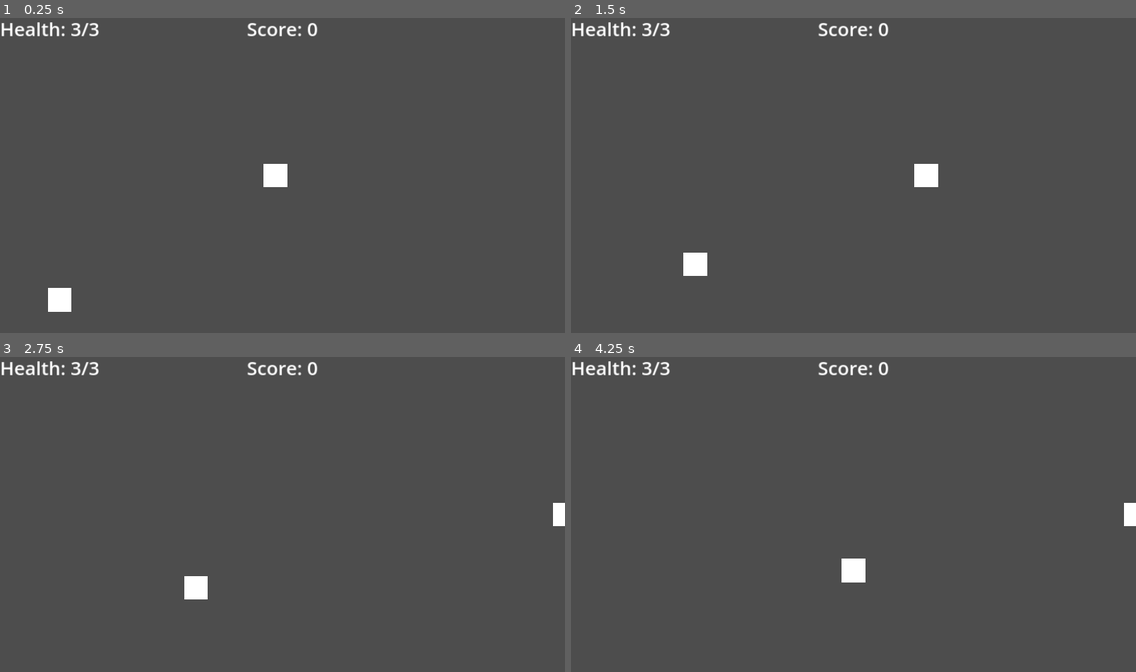
Above: before the commit, frames 1-4 (two rows, left to right).
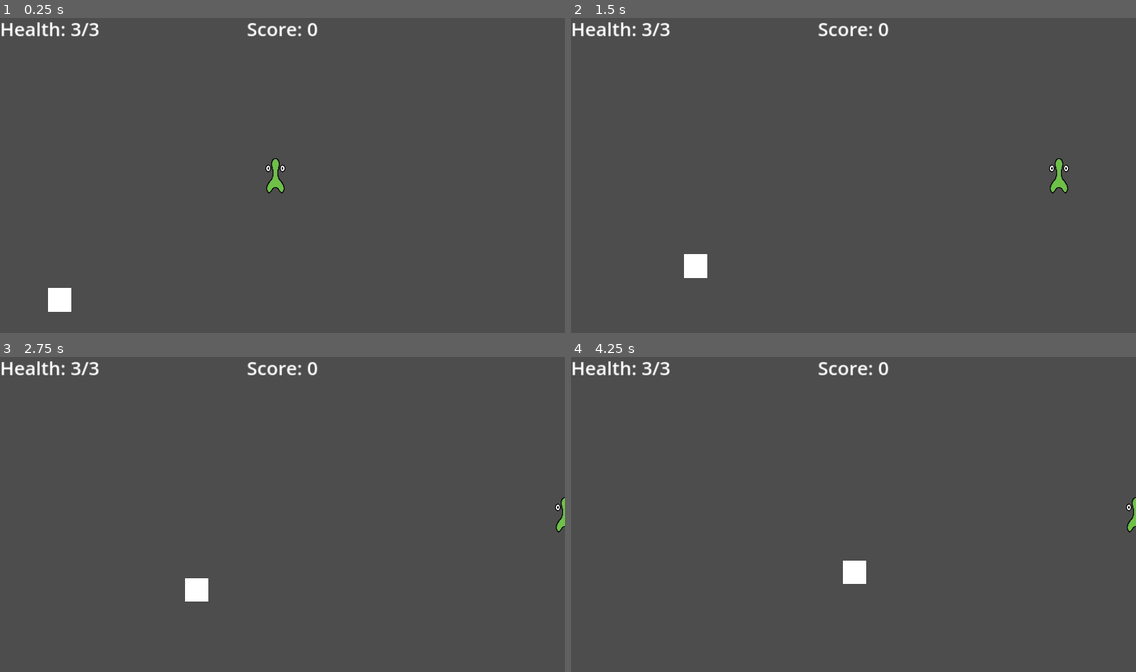
Above: after the commit, the same moments.

Repository: jonahh2160/275-group-five
Game: Godot game, scene res://scenes/main.tscn
The game is run twice, just before and just after one commit, with the same random seed, the same clock (stepped at 60 frames per second) and the same inputs.
Inputs:
- Up to frame 1 (0.25 s): no input
- Up to frame 2 (1.5 s): hold D (move_right) 0.53-1.28 s; hold Shift (dodge) 0.53-1.28 s; hold S (move_down) from 1.28 s (still down); tap Shift (dodge) at 1.35 s
- Up to frame 3 (2.75 s): release S (move_down) at 2.03 s; hold D (move_right) from 2.03 s (still down); hold Shift (dodge) from 2.03 s (still down)
- Up to frame 4 (4.25 s): release D (move_right) at 2.78 s; release Shift (dodge) at 2.78 s; hold W (move_up) 2.78-3.53 s; tap Shift (dodge) at 2.85 s; hold A (move_left) from 3.53 s (still down); hold Shift (dodge) from 3.53 s (still down)

The runs differ from the first frame. In frame 1, 0.4% of the frame differs, in the area x 46-51%, y 44-56%; in frame 2, 0.6%, in the area x 19-89%, y 44-83%; in frame 3, 0.3%; in frame 4, 0.3%.

Commit message:
Added art assets from Connor and cleaned up player movement

Diff:
--- a/scenes/player.tscn
+++ b/scenes/player.tscn
@@ -1,31 +1,44 @@
-[gd_scene load_steps=5 format=3 uid="uid://cyxssjyp70hnl"]
+[gd_scene load_steps=7 format=3 uid="uid://cyxssjyp70hnl"]
 
-[ext_resource type="Texture2D" uid="uid://cbumcp5wyae8u" path="res://art/placeholderBlock.png" id="1_rcbl0"]
 [ext_resource type="Script" path="res://scripts/player.gd" id="1_y1ig1"]
+[ext_resource type="Texture2D" uid="uid://yfenfl431csc" path="res://art/Goober/Goober(2).png" id="2_aa370"]
+[ext_resource type="Texture2D" uid="uid://bgwisi5f2eay0" path="res://art/Goober/Goober(1).png" id="3_s2c5b"]
+[ext_resource type="Texture2D" uid="uid://d4huf7c5iha6y" path="res://art/Goober/Goober 9.png" id="4_6voj2"]
 
 [sub_resource type="SpriteFrames" id="SpriteFrames_1nfi5"]
 animations = [{
 "frames": [{
 "duration": 1.0,
-"texture": ExtResource("1_rcbl0")
+"texture": ExtResource("2_aa370")
+}, {
+"duration": 1.0,
+"texture": ExtResource("3_s2c5b")
+}, {
+"duration": 1.0,
+"texture": ExtResource("2_aa370")
+}, {
+"duration": 1.0,
+"texture": ExtResource("4_6voj2")
 }],
 "loop": true,
 "name": &"default",
-"speed": 5.0
+"speed": 8.0
 }]
 
-[sub_resource type="RectangleShape2D" id="RectangleShape2D_mow1n"]
-size = Vector2(80, 80)
+[sub_resource type="CapsuleShape2D" id="CapsuleShape2D_5vdpl"]
+radius = 31.0
+height = 112.0
 
 [node name="Player" type="Area2D"]
 position = Vector2(357, 240)
 script = ExtResource("1_y1ig1")
 metadata/_edit_group_ = true
 
-[node name="Body" type="AnimatedSprite2D" parent="."]
+[node name="AnimatedSprite2D" type="AnimatedSprite2D" parent="."]
 sprite_frames = SubResource("SpriteFrames_1nfi5")
+frame_progress = 0.0787428
 
 [node name="CollisionShape2D" type="CollisionShape2D" parent="."]
-shape = SubResource("RectangleShape2D_mow1n")
+shape = SubResource("CapsuleShape2D_5vdpl")
 
 [connection signal="body_entered" from="." to="." method="_on_body_entered"]
--- a/scripts/player.gd
+++ b/scripts/player.gd
@@ -1,10 +1,10 @@
 extends Area2D
 signal hit
 
-@export var max_vel = 400
-@export var accel = 1500
-@export var decel = 600
-@export var health = 3
+@export var max_vel = 600
+@export var accel = 4000
+@export var decel = 3500
+@export var health = 6
 
 var velocity = Vector2()
 var dir = Vector2.ZERO
@@ -19,7 +19,6 @@
 # Called when the node enters the scene tree for the first time.
 func _ready():
 	screen_size = get_viewport_rect().size
-
 
 # Called every frame. 'delta' is the elapsed time since the previous frame.
 func _process(delta):
@@ -41,22 +40,24 @@
 	position = position.clamp(Vector2.ZERO, screen_size)
 
 func get_dir():
-	dir.x = int(Input.is_action_pressed("move_right")) - int(Input.is_action_pressed("move_left"))
-	dir.y = int(Input.is_action_pressed("move_down")) - int(Input.is_action_pressed("move_up"))
+	dir.x = Input.get_axis("move_left", "move_right")
+	dir.y = Input.get_axis("move_up", "move_down")
 	return dir.normalized()
 
 func free_state(delta):
 	if dir == Vector2.ZERO:
 		if velocity.length() > (decel * delta):
+			# Slow down
 			velocity -= velocity.normalized() * (decel * delta)
 		else:
+			# No velocity
 			velocity = Vector2.ZERO
 	else:
-		velocity += (dir * accel * delta)
+		# Move with respect to maximum speed
+		velocity += dir * accel * delta
 		velocity = velocity.limit_length(max_vel)
 
 func dodge(delta):
-
 	match phase:
 		0:
 			dash_angle = dir * 2
Binary file added: art/Beta_Tile.png
Not shown, added: art/Beta_Tile.png.import
Binary file added: art/Goober/Arm_Ball 1.png
Not shown, added: art/Goober/Arm_Ball 1.png.import
Binary file added: art/Goober/Arm_Ball 2.png
Not shown, added: art/Goober/Arm_Ball 2.png.import
Binary file added: art/Goober/Arm_Ball.png
Not shown, added: art/Goober/Arm_Ball.png.import
Binary file added: art/Goober/Goober 1.png
Not shown, added: art/Goober/Goober 1.png.import
Binary file added: art/Goober/Goober 2.png
Not shown, added: art/Goober/Goober 2.png.import
(and 36 more such lines)
